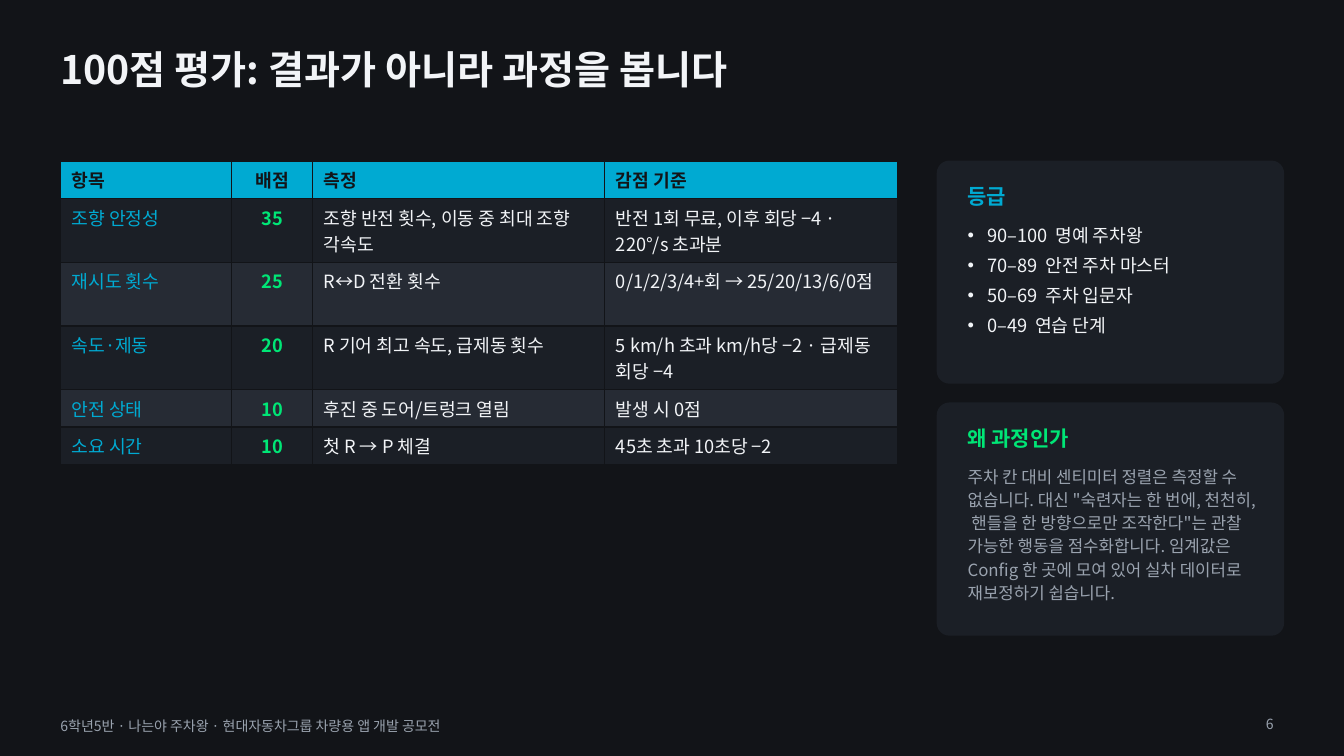
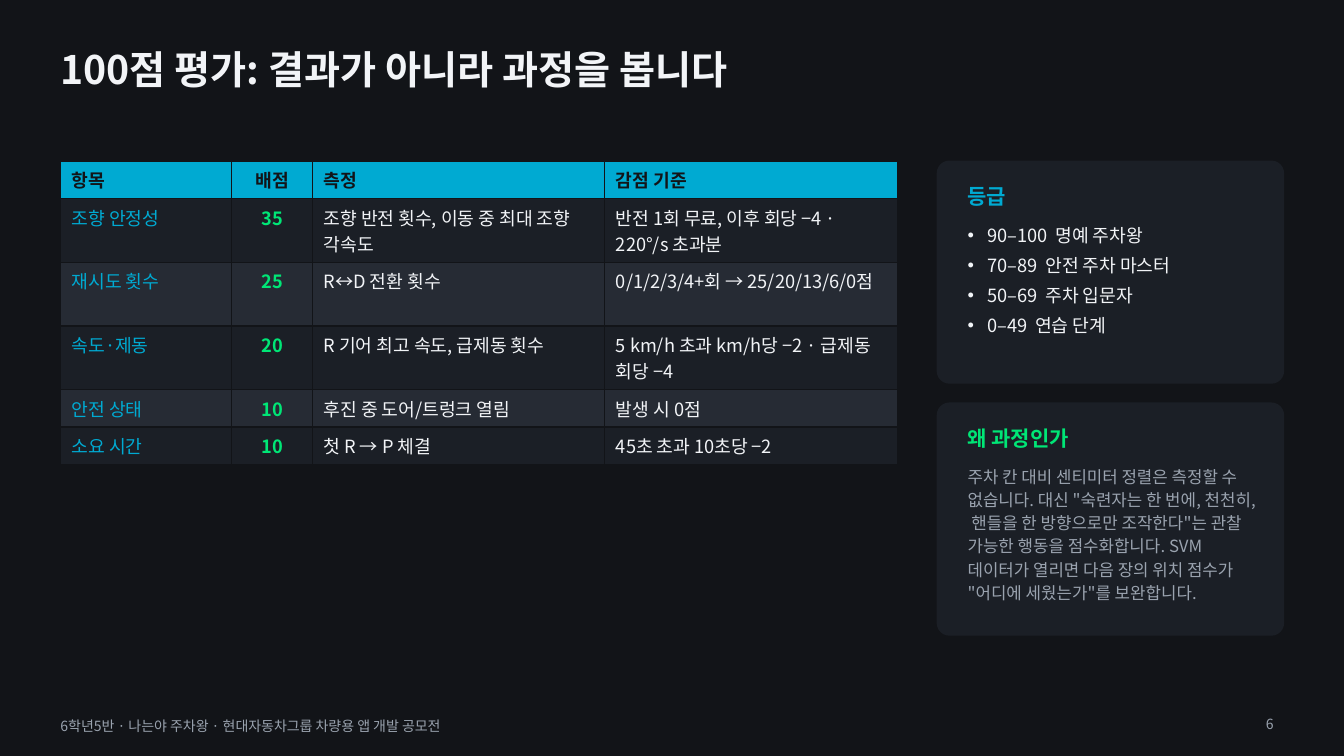
Before and after one commit to skyworker104/pleos-steerin, a slide deck: slide 6 of 나는야_주차왕_발표자료_v2.pptx. Drawn at 1344x756 pixels with LibreOffice and Linux fonts; fonts in the diff are those of the drawing. Boxes give left, top, right and bottom in pixels: in the first picture for what was removed or moved away, otherwise in the second. Text is boxed around its words. In the diff, an @@ line names an element or a change of style, - is before the commit and + after.

```diff
--- a/나는야_주차왕_발표자료_v2.pptx
+++ b/나는야_주차왕_발표자료_v2.pptx
@@ text at (968,469,1256,601): text changed @@
-주차 칸 대비 센티미터 정렬은 측정할 수 없습니다. 대신 "숙련자는 한 번에, 천천히, 핸들을 한 방향으로만 조작한다"는 관찰 가능한 행동을 점수화합니다. 임계값은 Config 한 곳에 모여 있어 실차 데이터로 재보정하기 쉽습니다.
+주차 칸 대비 센티미터 정렬은 측정할 수 없습니다. 대신 "숙련자는 한 번에, 천천히, 핸들을 한 방향으로만 조작한다"는 관찰 가능한 행동을 점수화합니다. SVM 데이터가 열리면 다음 장의 위치 점수가 "어디에 세웠는가"를 보완합니다.
```
Also in this commit, not shown: 5 other slides changed, 1 slide added, 32 other files.
